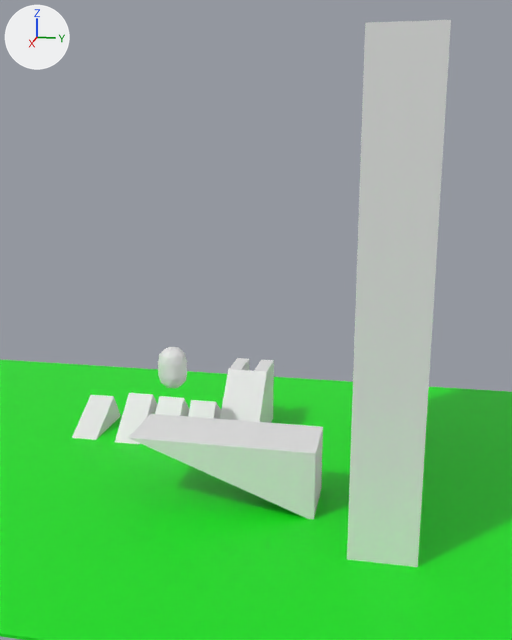
The Blender file art/blenvy.blend, before and after one commit.
Rendered twice from a 50 mm lens placed at (89.5, 29.6, 43.4), pointed at (-0.4, 11.6, 20.9). Lighting does not change. The marker at upper left points along +X, +Y and +Z.

The older version as bpy lines, for what is in view:
```python
me_cube_003 = bpy.data.meshes.new('Cube.003')
me_cube_003.from_pydata(...)  # a box spanning x -1.0..1.0, y -1.0..1.0, z -1.0..1.0
me_cube_008 = bpy.data.meshes.new('Cube.008')
me_cube_008.from_pydata(...)  # a box spanning x -1.0..1.0, y -1.0..1.0, z -1.0..1.0
ob_cube_003 = bpy.data.objects.new('Cube.003', me_cube_003)
ob_cube_003.location = (-9.6, -15.7, -2.3)
ob_cube_003.rotation_euler = (0.0, 0.524, 0.0)  # degrees (0, 30, 0)
ob_cube_003.scale = (4.96, 1.98, 4.96)
ob_cube_008 = bpy.data.objects.new('Cube.008', me_cube_008)
ob_cube_008.location = (-15.0, 10.0, 5.0)
ob_cube_008.scale = (3.0, 1.0, 5.0)
ob_ramp_001 = bpy.data.objects.new('Ramp.001', None)
ob_ramp_001.location = (9.0, 9.9, 4.3)
ob_ramp_001.rotation_euler = (3.142, 0.0, -1.571)  # degrees (180, 0, -90)
ob_ramp_001.scale = (11.5, 4.12, 4.39)
ob_ramp_001.instance_type = 'COLLECTION'
ob_ramp_001.instance_collection = col_ramp
# also in view: 'Ramp' at (-7.0, 8.0, 5.0); 'Cube.001' at (0.0, 0.0, 0.0); 'Cube.005' at (0.0, 29.6, 24.4); 'Cube.002' at (-9.6, -8.7, -1.3); 'Player' at (0.0, 0.0, 13.7)
```
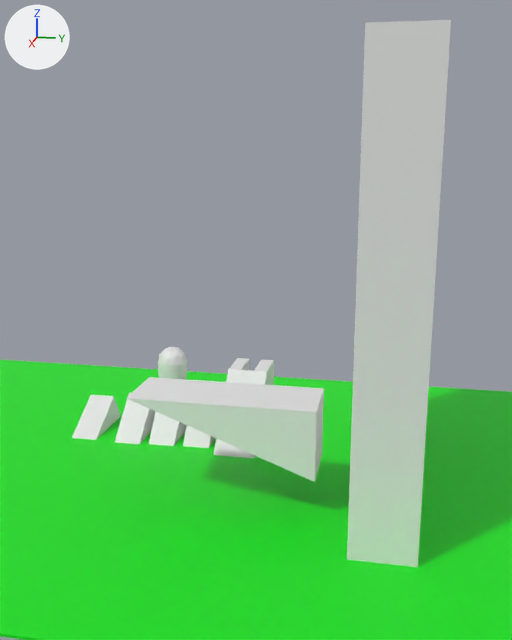
Patch to the scene script:
```diff
--- a/art/blenvy.blend.py
+++ b/art/blenvy.blend.py
@@ ob_ramp_001 @@
 ob_ramp_001 = bpy.data.objects.new('Ramp.001', None)
-ob_ramp_001.location = (9.0, 9.9, 4.3)
+ob_ramp_001.location = (9.0, 9.9, 9.4)
 ob_ramp_001.rotation_euler = (3.142, 0.0, -1.571)  # degrees (180, 0, -90)
```

Where the change shows, as pixel boxes (x1, y1, x2, y2) in the pictures (512 x 640 px):
'Ramp.001', moved
    before: (128, 414, 323, 519)
    after: (127, 377, 324, 482)
